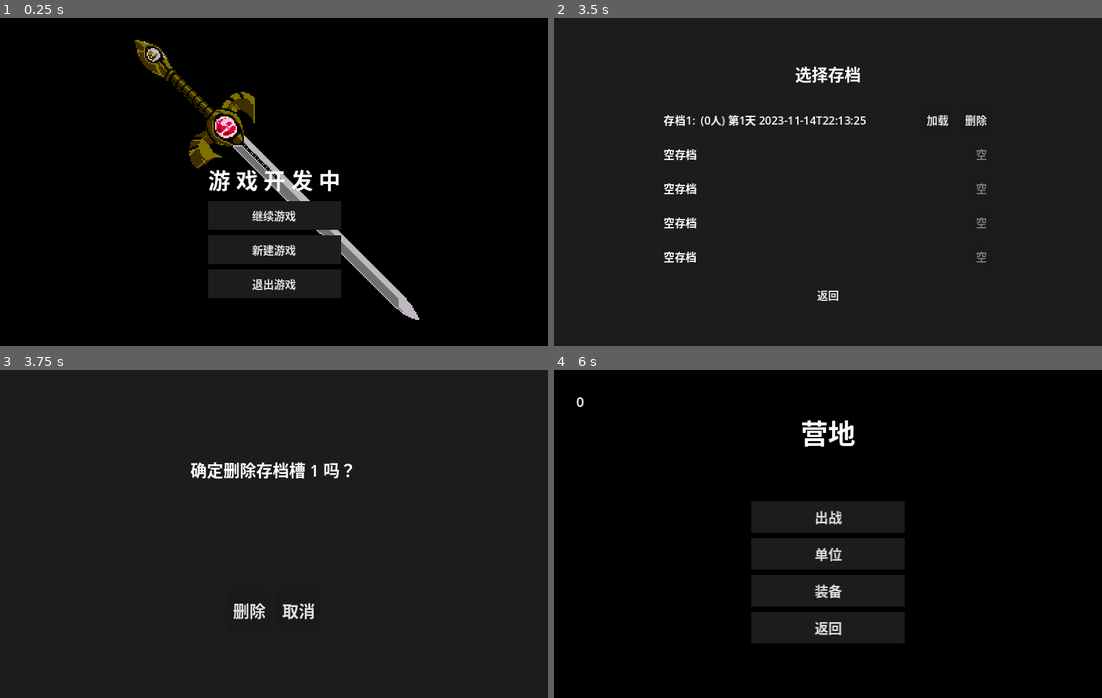
Above: before the commit, frames 1-4 (two rows, left to right).
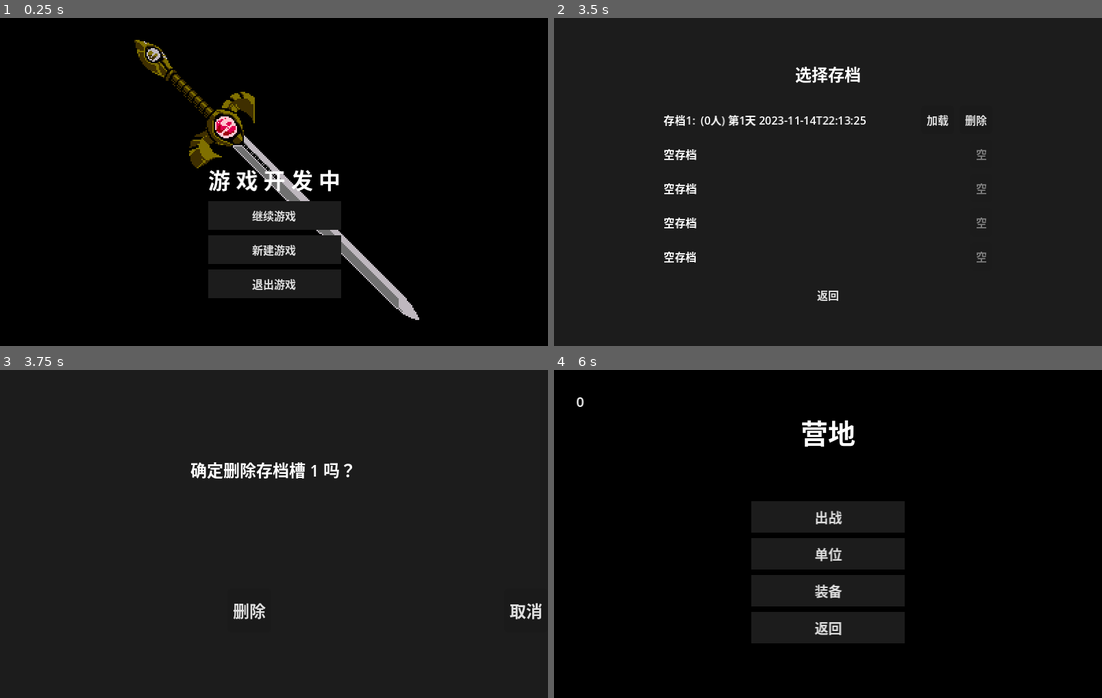
Above: after the commit, the same moments.

Repository: ZhuXilin/Dev_Project_260730
Game: Godot game, scene res://content/scenes/ui/MainMenu.tscn
Same seed, same stepped clock (60 frames per second), same inputs: the game is played once before the commit and once after it. Sound files missing from this copy of the repository are replaced by a short silence.
Inputs:
- Up to frame 1 (0.25 s): no input
- Up to frame 2 (3.5 s): click "新建游戏" at 0.5 s; click "单位" at 1.25 s; click "返回" at 2 s; click "继续游戏" at 2.75 s
- Up to frame 3 (3.75 s): click "删除" at 3.5 s
- Up to frame 4 (6 s): click "返回" at 4.25 s; click "取消" at 5 s; click "加载" at 5.75 s

Frames 1-2 are identical in both runs. In frame 3, 0.3% of the frame differs, in the area x 51-99%, y 71-77%; in frame 4, nothing differs.
Error before the commit: Invalid access to property or key 'pressed' on a base object of type 'null instance'. (res://function/script/ConfirmUI.gd:12)
Error after the commit: Invalid access to property or key 'pressed' on a base object of type 'null instance'. (res://function/script/ConfirmUI.gd:11)

Commit message:
Tweak confirm UI

Diff:
--- a/function/global/Globals.gd
+++ b/function/global/Globals.gd
@@ -203,7 +203,7 @@
 func get_unlocked_units() -> Array[String]:
 	return unlocked_units.duplicate()
 
-func show_confirm(parent: Node, message: String, confirm_text: String = "确定", cancel_text: String = "取消", confirm_cb: Callable = Callable(), cancel_cb: Callable = Callable()):
+func show_confirm(parent: Node, message: String, confirm_text: String = "确定", cancel_text: String = "取消", confirm_cb: Callable = Callable(), cancel_cb: Callable = Callable(), show_cancel: bool = true):
 	var ui = load("res://content/scenes/ui/ConfirmUI.tscn").instantiate()
 	parent.add_child(ui)
-	ui.show_confirm(message, confirm_text, cancel_text, confirm_cb, cancel_cb)
+	ui.show_confirm(message, confirm_text, cancel_text, confirm_cb, cancel_cb, show_cancel)
--- a/function/script/ConfirmUI.gd
+++ b/function/script/ConfirmUI.gd
@@ -8,7 +8,6 @@
 var cancel_callback: Callable
 
 func _ready():
-	# 断开所有已存在的信号连接（防止重复连接错误）
 	for conn in confirm_button.pressed.get_connections():
 		confirm_button.pressed.disconnect(conn.callable)
 	for conn in cancel_button.pressed.get_connections():
@@ -17,12 +16,18 @@
 	confirm_button.pressed.connect(_on_confirm_button_pressed)
 	cancel_button.pressed.connect(_on_cancel_button_pressed)
 
-func show_confirm(message: String, confirm_text: String = "确定", cancel_text: String = "取消", confirm_cb: Callable = Callable(), cancel_cb: Callable = Callable()):
+func show_confirm(message: String, confirm_text: String = "确定", cancel_text: String = "取消", confirm_cb: Callable = Callable(), cancel_cb: Callable = Callable(), show_cancel: bool = true):
 	message_label.text = message
 	confirm_button.text = confirm_text
 	cancel_button.text = cancel_text
 	confirm_callback = confirm_cb
 	cancel_callback = cancel_cb
+
+	cancel_button.visible = show_cancel
+	if not show_cancel:
+		confirm_button.size_flags_horizontal = Control.SIZE_SHRINK_CENTER
+	else:
+		confirm_button.size_flags_horizontal = Control.SIZE_SHRINK_CENTER | Control.SIZE_EXPAND
 
 func _on_confirm_button_pressed() -> void:
 	if confirm_callback.is_valid():
--- a/function/script/MainMenu.gd
+++ b/function/script/MainMenu.gd
@@ -8,10 +8,15 @@
 	Globals.pending_save_slot = -1
 	var slot = SaveManager.find_empty_slot()
 	if slot == -1:
-		var dialog = AcceptDialog.new()
-		dialog.dialog_text = "所有存档槽已满，请先删除一个存档。"
-		add_child(dialog)
-		dialog.popup_centered()
+		Globals.show_confirm(
+			self,
+			"所有存档槽已满，请先删除一个存档。",
+			"确定",
+			"",
+			func(): pass,
+			func(): pass,
+			false   # 不显示取消按钮
+		)
 		return
 	Globals.pending_save_slot = slot
 	GameState.reset_all()
@@ -64,7 +69,12 @@
 			get_tree().change_scene_to_file("res://content/scenes/ui/Camp.tscn")
 
 func _show_continue_error(message: String):
-	var dialog = AcceptDialog.new()
-	dialog.dialog_text = message
-	add_child(dialog)
-	dialog.popup_centered()
+	Globals.show_confirm(
+		self,
+		message,
+		"确定",
+		"",
+		func(): pass,
+		func(): pass,
+		false
+	)
